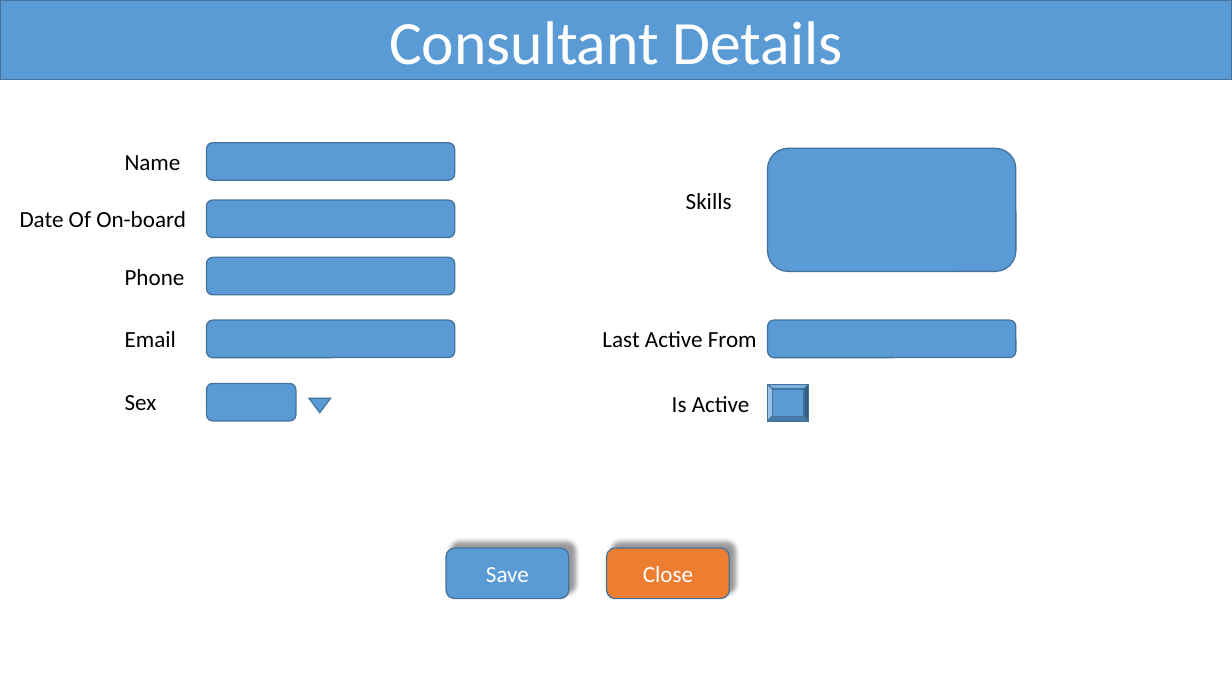
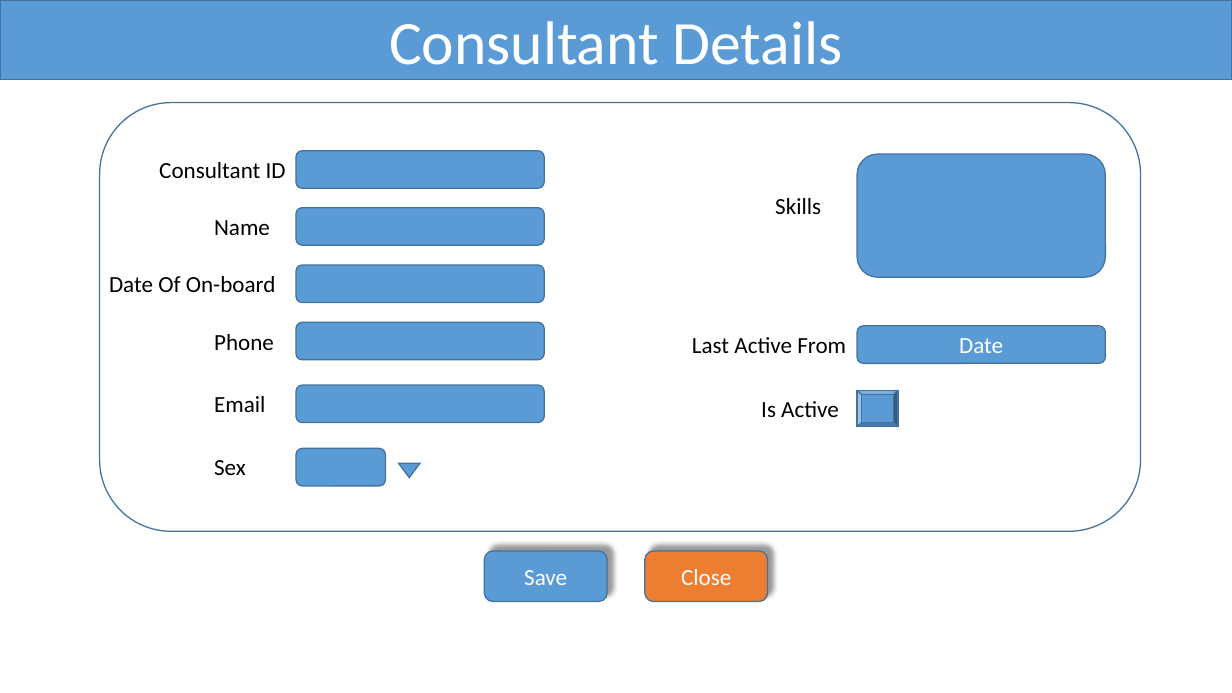
Before and after one commit to PrabhatKJena/Consult-IT-Payments, a slide deck: slide 2 of docs/ConsultIT_Design.pptx. Drawn at 1232x693 pixels with LibreOffice and Linux fonts; fonts in the diff are those of the drawing. Boxes give left, top, right and bottom in pixels: in the first picture for what was removed or moved away, otherwise in the second. Text is boxed around its words. In the diff, an @@ line names an element or a change of style, - is before the commit and + after.

```diff
--- a/docs/ConsultIT_Design.pptx
+++ b/docs/ConsultIT_Design.pptx
@@ rounded rectangle added at [100, 103, 1141, 531], outline #43739E 1 pt @@
@@ text added at [159, 162, 286, 178], 18 pt, text #000000 @@
+Consultant ID
@@ rounded rectangle added at [296, 151, 544, 189], fill #5B9BD5, outline #43739E 1 pt @@
@@ 3 texts, 2 rounded rectangles, 1 bevel: place and size @@
-3 texts, 2 rounded rectangles, 1 bevel at [602, 148, 1017, 421]
+3 texts, 2 rounded rectangles, 1 bevel at [692, 154, 1106, 427]
@@ text in rounded rectangle at [959, 338, 1003, 353]: text added @@
+Date
@@ 5 texts, 5 rounded rectangles, 1 triangle: place and size @@
-5 texts, 5 rounded rectangles, 1 triangle at [20, 142, 455, 421]
+5 texts, 5 rounded rectangles, 1 triangle at [109, 208, 544, 486]
@@ rounded rectangle "Save": place and size @@
-rounded rectangle "Save" at [446, 548, 569, 599]
+rounded rectangle "Save" at [484, 551, 607, 602]
@@ rounded rectangle "Close": place and size @@
-rounded rectangle "Close" at [607, 548, 730, 599]
+rounded rectangle "Close" at [645, 551, 768, 602]
```
Also in this commit, not shown: 3 other slides changed, 1 slide added, 2 other files.
